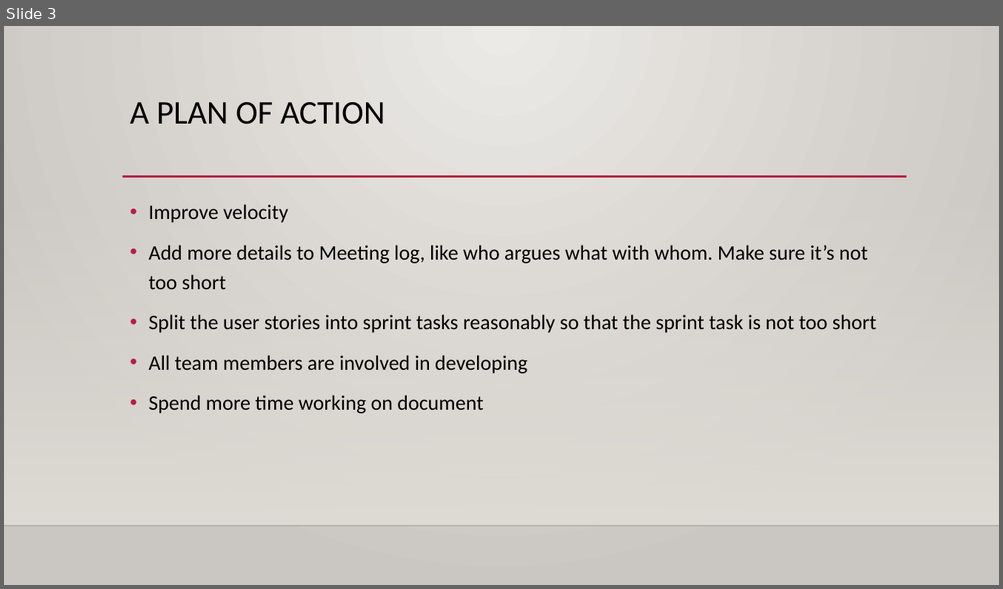
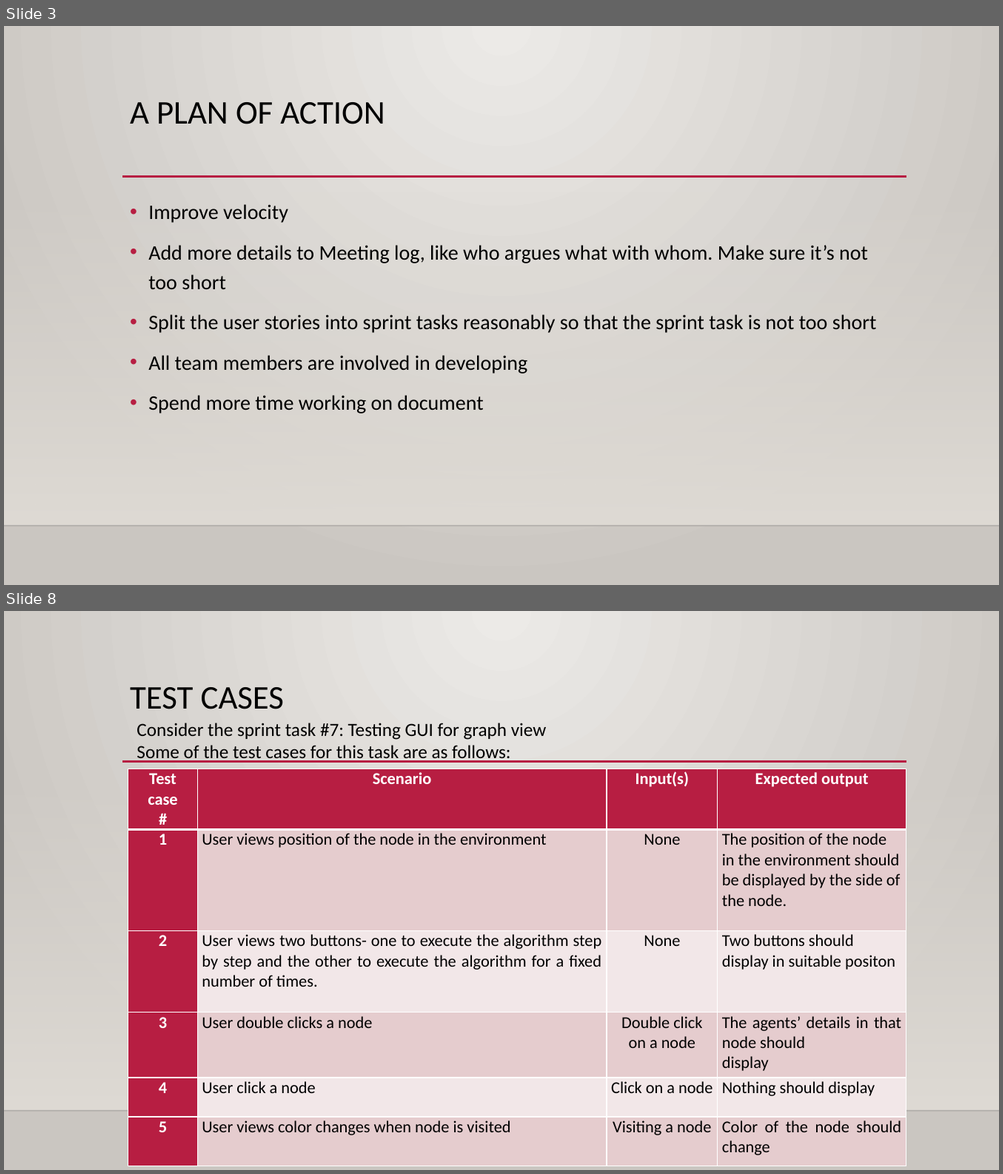
Before and after one commit to Giant-Visualize/Giant-Visualize-Multi-Agent-Patrolling, a slide deck: Document/GIANTS_SecondPresentation.pptx. Shown one above the other, each under a label of ours: slide 3 before the commit, slides 3 and 8 after it; the slides between them are not shown. The pictures are 1003x589 and 1003x1174 pixels, drawn with LibreOffice and Linux fonts; fonts in the diff are those of the drawing; background and template pictures are left out. Boxes give left, top, right and bottom in pixels: in the first picture for what was removed or moved away, otherwise in the second. Text is boxed around its words. In the diff, an @@ line names an element or a change of style, - is before the commit and + after.

Commit message:
Add test cases to the ppt

```diff
--- a/Document/GIANTS_SecondPresentation.pptx
+++ b/Document/GIANTS_SecondPresentation.pptx
@@ slide 8 added at (4, 611, 999, 1170), background gradient #ECEAE7 to #CAC7C1; not listed: 3 template elements that a slide beside it also shows @@
@@ title added at (130, 687, 284, 709), 32 pt, text #000000 @@
+TEST CASES
@@ text added at (136, 723, 546, 763), 18 pt, text #000000 @@
+Consider the sprint task #7: Testing GUI for graph view
+Some of the test cases for this task are as follows:
@@ table added at (128, 769, 906, 1164), 6 rows, 4 columns @@
+Test case / # | Scenario | Input(s) | Expected output
+1 | User views position of the node in the environment | None | The position of the node in the environment should be displayed by the side of the node.
+2 | User views two buttons- one to execute the algorithm step by step and the other to execute the algorithm for a fixed number of times. | None | Two buttons should display in suitable positon
+3 | User double clicks a node | Double click on a node | The agents’ details in that node should / display
+4 | User click a node | Click on a node | Nothing should display
+5 | User views color changes when node is visited | Visiting a node | Color of the node should change
```
Also in this commit, not shown: 2 slides changed, 2 other slides added.
